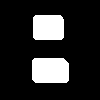
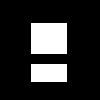
Layer changes from the first 100×100 image to the second:
painted on "Background" over box(31, 15, 69, 83)
